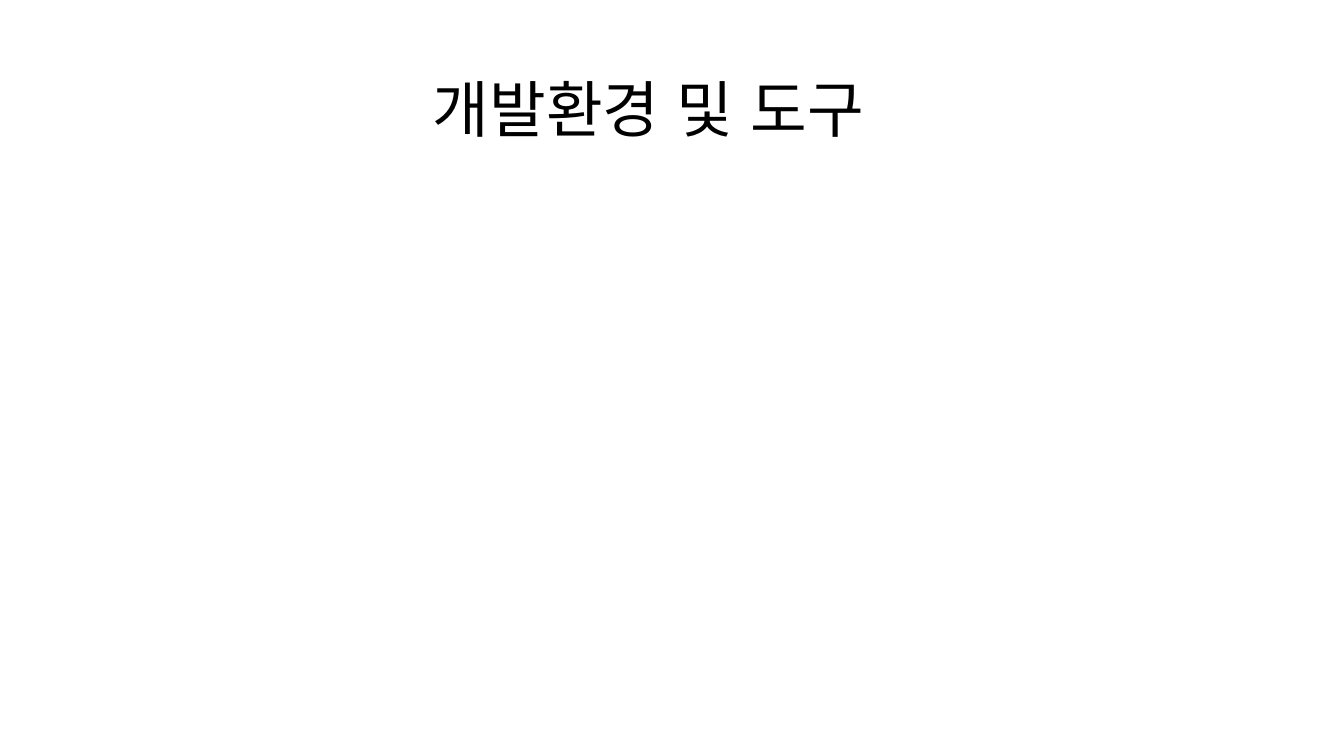
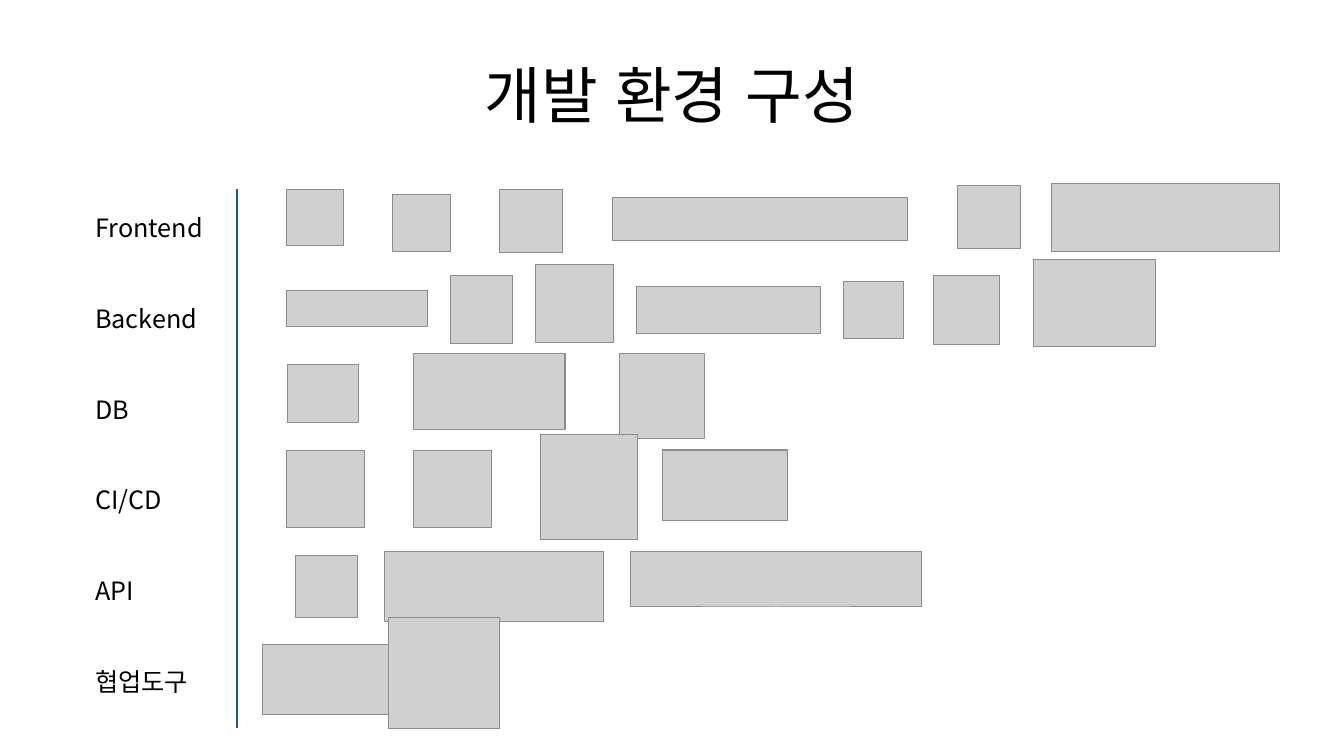
Before and after one commit to 0dlgmlwo0/Project_hospital, a slide deck: slide 16 of 최종발표.pptx (slide 18 before the commit). Drawn at 1344x756 pixels with LibreOffice and Linux fonts; fonts in the diff are those of the drawing; grey boxes stand for pictures. Boxes give left, top, right and bottom in pixels: in the first picture for what was removed or moved away, otherwise in the second. Text is boxed around its words. In the diff, an @@ line names an element or a change of style, - is before the commit and + after.

```diff
--- a/최종발표.pptx
+++ b/최종발표.pptx
@@ text "개발 환경 구성" at (x1=485, y1=67, x2=859, y2=123): vertical alignment middle to top @@
@@ text at (x1=485, y1=67, x2=859, y2=123): text changed @@
-개발환경 및 도구
+개발 환경 구성
@@ line added from (238, 190) to (238, 728), #156082 1.5 pt @@
@@ picture added at (x1=287, y1=190, x2=344, y2=246) @@
@@ picture added at (x1=393, y1=195, x2=451, y2=252) @@
@@ picture added at (x1=500, y1=190, x2=564, y2=253) @@
@@ picture added at (x1=612, y1=198, x2=907, y2=241) @@
@@ picture added at (x1=958, y1=186, x2=1021, y2=249) @@
@@ picture added at (x1=1052, y1=184, x2=1280, y2=252) @@
@@ text added at (x1=95, y1=217, x2=203, y2=693), 18 pt, text #000000 @@
+Frontend
+Backend
+DB
+CI/CD
+API
+협업도구
@@ picture added at (x1=535, y1=265, x2=613, y2=343) @@
@@ picture added at (x1=1033, y1=259, x2=1155, y2=346) @@
@@ picture added at (x1=287, y1=290, x2=429, y2=327) @@
@@ picture added at (x1=451, y1=275, x2=513, y2=344) @@
@@ picture added at (x1=636, y1=286, x2=820, y2=333) @@
@@ picture added at (x1=844, y1=281, x2=904, y2=338) @@
@@ picture added at (x1=934, y1=275, x2=1000, y2=345) @@
@@ picture added at (x1=413, y1=354, x2=566, y2=430) @@
@@ picture added at (x1=620, y1=354, x2=705, y2=439) @@
@@ picture added at (x1=287, y1=365, x2=359, y2=423) @@
@@ picture added at (x1=540, y1=435, x2=637, y2=539) @@
@@ picture added at (x1=286, y1=451, x2=364, y2=528) @@
@@ picture added at (x1=413, y1=451, x2=491, y2=528) @@
@@ picture added at (x1=662, y1=450, x2=787, y2=520) @@
@@ picture added at (x1=295, y1=556, x2=358, y2=618) @@
@@ picture added at (x1=385, y1=552, x2=604, y2=622) @@
@@ picture added at (x1=630, y1=552, x2=922, y2=608) @@
@@ picture added at (x1=388, y1=617, x2=499, y2=728) @@
@@ picture added at (x1=263, y1=644, x2=388, y2=715) @@
```
Also in this commit, not shown: 5 other slides changed, 3 slides added, 4 slides removed, 1 other file.
